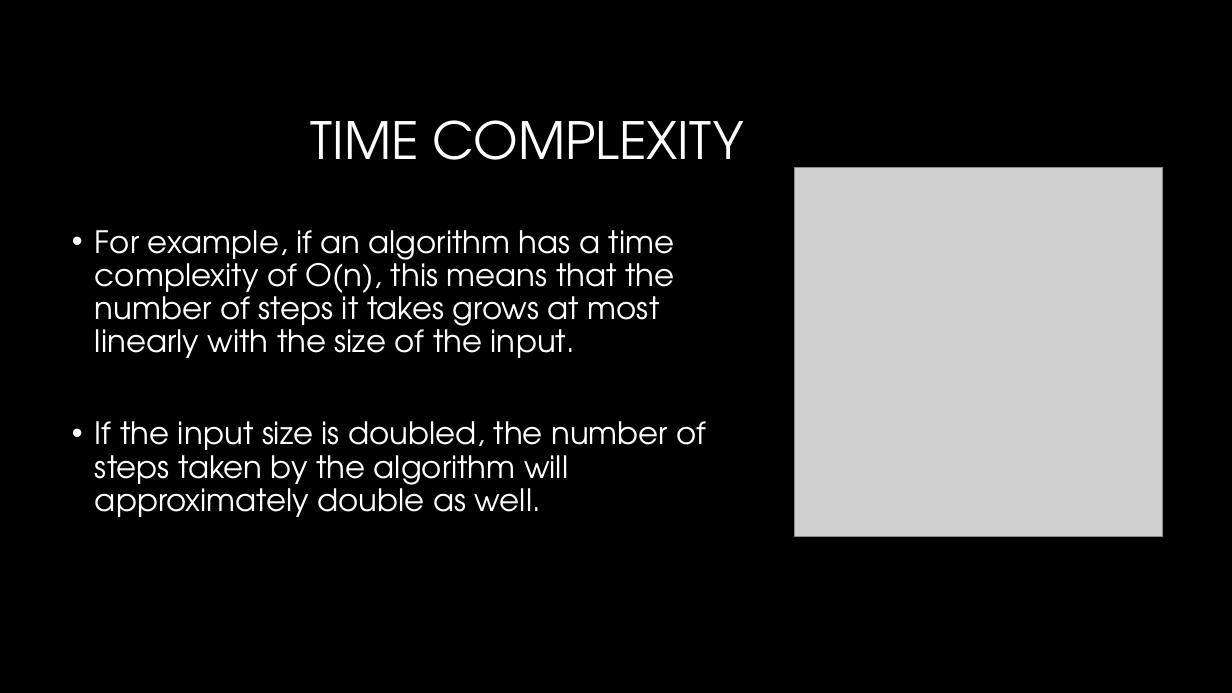
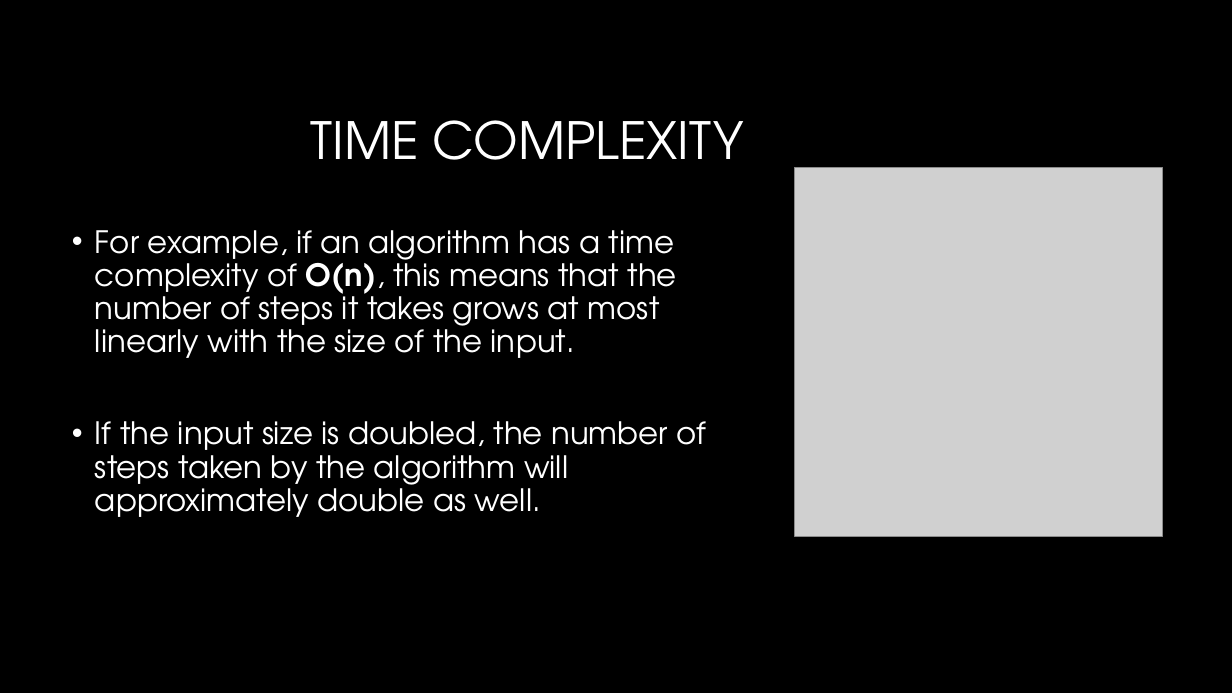
Before and after one commit to shachash1984/Tiltan_UnrealEngineCourse, a slide deck: slide 3 of Classes/Class_8/Time_Complexity.pptx. Drawn at 1232x693 pixels with LibreOffice and Linux fonts; fonts in the diff are those of the drawing; grey boxes stand for pictures; background and template pictures are left out. Boxes give left, top, right and bottom in pixels: in the first picture for what was removed or moved away, otherwise in the second. Text is boxed around its words. In the diff, an @@ line names an element or a change of style, - is before the commit and + after.

```diff
--- a/Classes/Class_8/Time_Complexity.pptx
+++ b/Classes/Class_8/Time_Complexity.pptx
@@ text at <box>95,230,677,358</box>: bold on in "O(n)," @@
```
Also in this commit, not shown: 5 other files.
